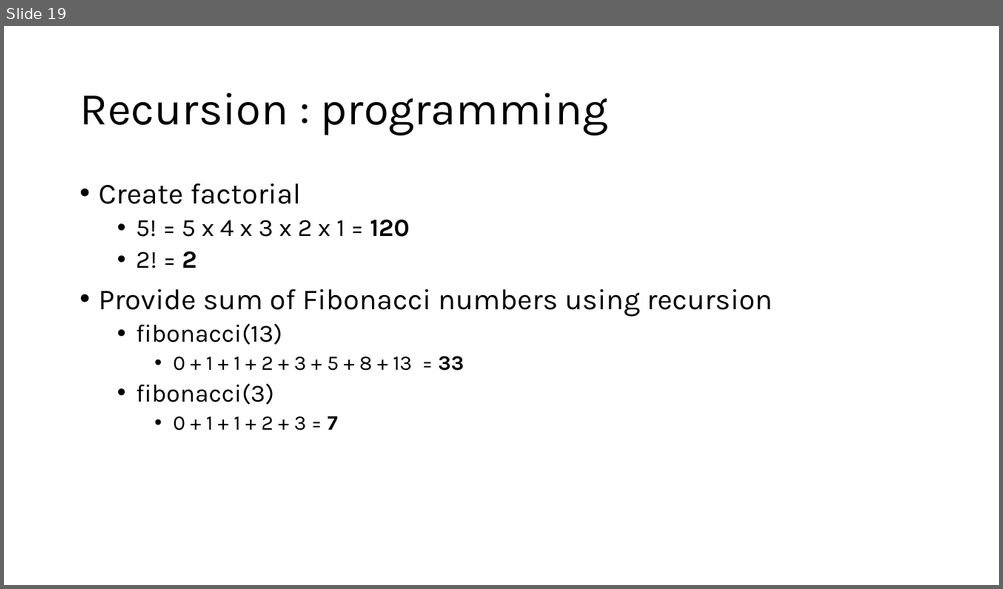
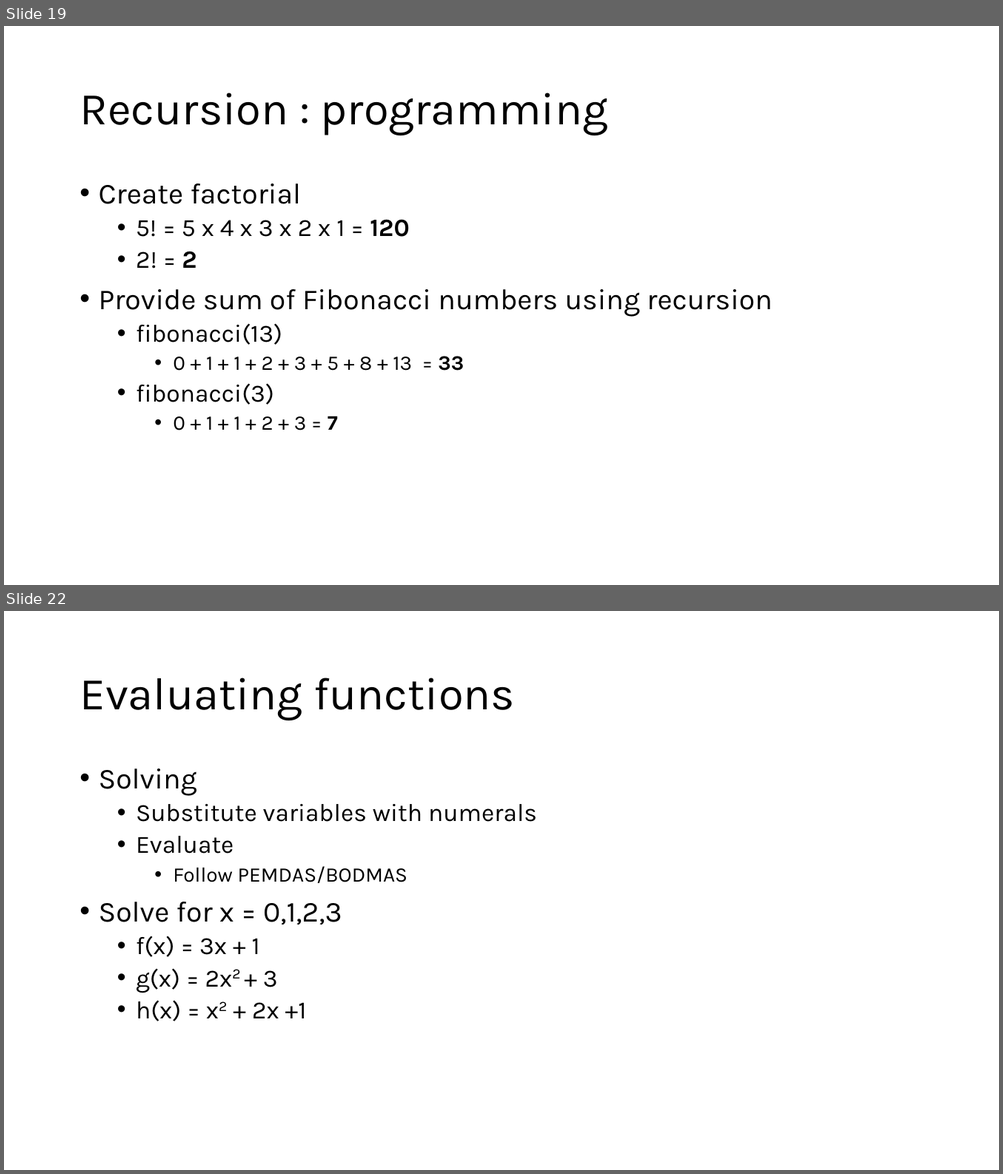
Before and after one commit to MoklaEducation/ems_winter_2025_acsl101, a slide deck: all/ExploringCSConceptsViaACSLCompetitions_all.pptx. Shown one above the other, each under a label of ours: slide 19 before the commit, slides 19 and 22 after it; the slides between them are not shown. The pictures are 1003x589 and 1003x1174 pixels, drawn with LibreOffice and Linux fonts; fonts in the diff are those of the drawing. Boxes give left, top, right and bottom in pixels: in the first picture for what was removed or moved away, otherwise in the second. Text is boxed around its words. In the diff, an @@ line names an element or a change of style, - is before the commit and + after.

Commit message:
week 4 , functions, array practice

```diff
--- a/all/ExploringCSConceptsViaACSLCompetitions_all.pptx
+++ b/all/ExploringCSConceptsViaACSLCompetitions_all.pptx
@@ slide 22 added at <box>4,611,999,1170</box>, background #FFFFFF @@
@@ title added at <box>79,678,515,721</box>, 44 pt, text #000000 @@
+Evaluating functions
@@ text added at <box>99,769,537,1022</box>, 24 pt, text #000000 @@
+• Solving
+  • Substitute variables with numerals
+  • Evaluate
+    • Follow PEMDAS/BODMAS
+• Solve for x = 0,1,2,3
+  • f(x) = 3x + 1
+  • g(x) = 2x2 + 3
+  • h(x) = x2 + 2x +1
```
Also in this commit, not shown: 2 slides changed, 4 other slides added, 1 other file.
